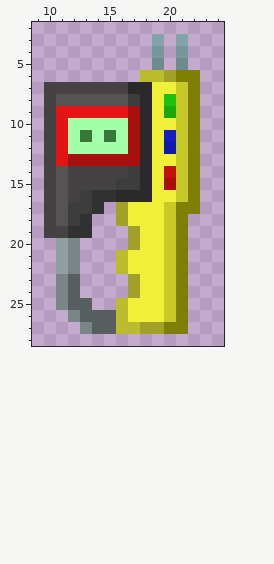
Pixel-art sprite -- Resources/Textures/_Harmony/Objects/Tools/multitool.rsi/icon.png. The picture above is the old version.
The file is 32x32 pixels. Colours within 5 levels of each other are drawn and written as one. Shown: x 9..24, y 2..28.
And afterwards:
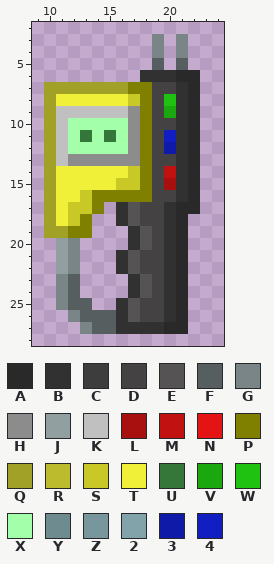
Palette (. is transparent): A #2a2929  B #313131  C #3d3d3d  D #444242  E #555353  F #575e60  G #7a8587  H #8c8c8c  J #929fa1  K #c0c0c0  L #a80f0f  M #c21111  N #e51414  P #808000  Q #a1a127  R #bbbb2d  S #c8c827  T #f0f038  U #357739  V #1ba80f  W #1fc211  X #a4ffaa  Y #6e8b90  Z #78979d  2 #82a3aa  3 #0f1ba8  4 #111fc2
The author wrote: Changed color scheme of icon to better fit other textures.
Difference:
@@ x 9..24 @@
  2 ................
- 3 ..........2.2...
- 4 ..........Z.Z...
- 5 ..........Y.Y...
- 6 .........RRQPP..
- 7 .DDDDDDDAATTSP..
- 8 .DEEEEEECATWSP..
- 9 .DNNNNNNLATVSP..
-10 .DNXXXXXLATTSP..
-11 .DNXUXUXLAT4SP..
-12 .DNXXXXXLAT3SP..
-13 .DNLLLLLLATTSP..
-14 .DEDDDDDCATMSP..
-15 .DEDDDDCCATLSP..
-16 .DEDCBBAAATTSP..
-17 .DECCB.QTTTSPP..
-18 .DECB..QTTTSP...
-19 .DDBB...QTTSP...
-20 ..JG....QTTSP...
-21 ..JG...RTTTSP...
-22 ..JG...RTTTSP...
-23 ..GF....QTTSP...
-24 ..GF....QTTSP...
-25 ..GFF..RTTTSP...
-26 ...GFFFRTTTSP...
-27 ....GFFRRQQPP...
+ 3 ..........G.G...
+ 4 ..........G.G...
+ 5 ..........F.F...
+ 6 .........BBBAA..
+ 7 .QQQQQQQPPDDBA..
+ 8 .QTTTTTTSPDWBA..
+ 9 .QKKKKKKHPDVBA..
+10 .QKXXXXXHPDDBA..
+11 .QKXUXUXHPD4BA..
+12 .QKXXXXXHPD3BA..
+13 .QKHHHHHHPDDBA..
+14 .QTTTTTTSPDMBA..
+15 .QTTTTTSSPDLBA..
+16 .QTTSPPPPPDDBA..
+17 .QTSSP.BEDDBAA..
+18 .QTSP..BEDDBA...
+19 .QQPP...BEDBA...
+20 ..JG....BEDBA...
+21 ..JG...BEDDBA...
+22 ..JG...BEDDBA...
+23 ..GF....BEDBA...
+24 ..GF....BEDBA...
+25 ..GFF..BEDDBA...
+26 ...GFFFBEDDBA...
+27 ....GFFBBBBAA...
 28 ................
Boxes around the changes in both pictures, in picture pixels (x1, y1, x2, y2):
changed: (44, 34, 200, 334)
